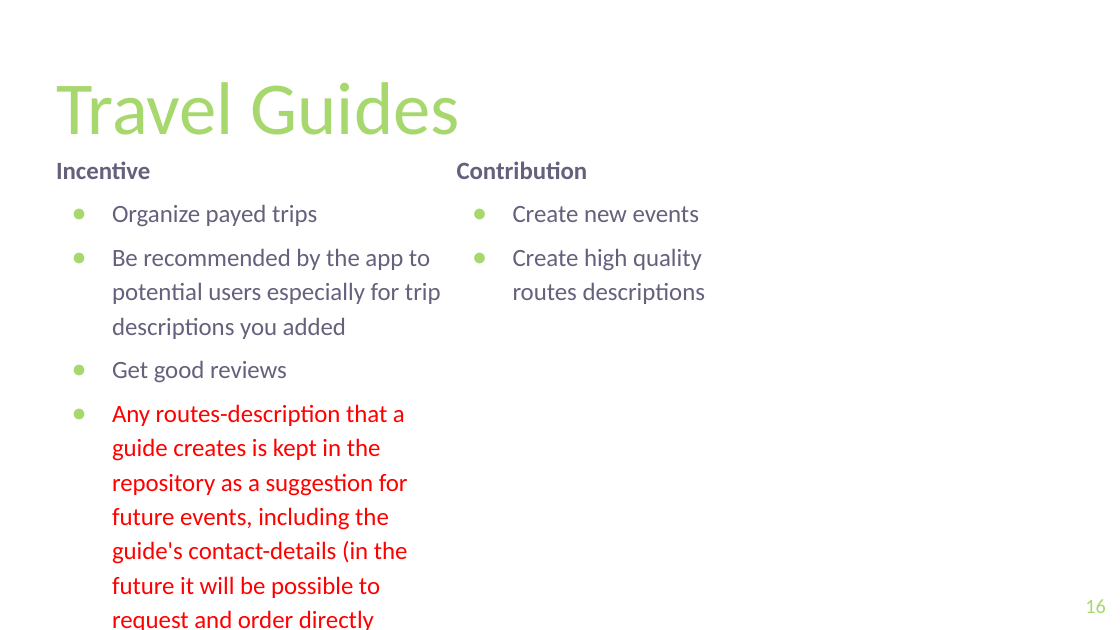
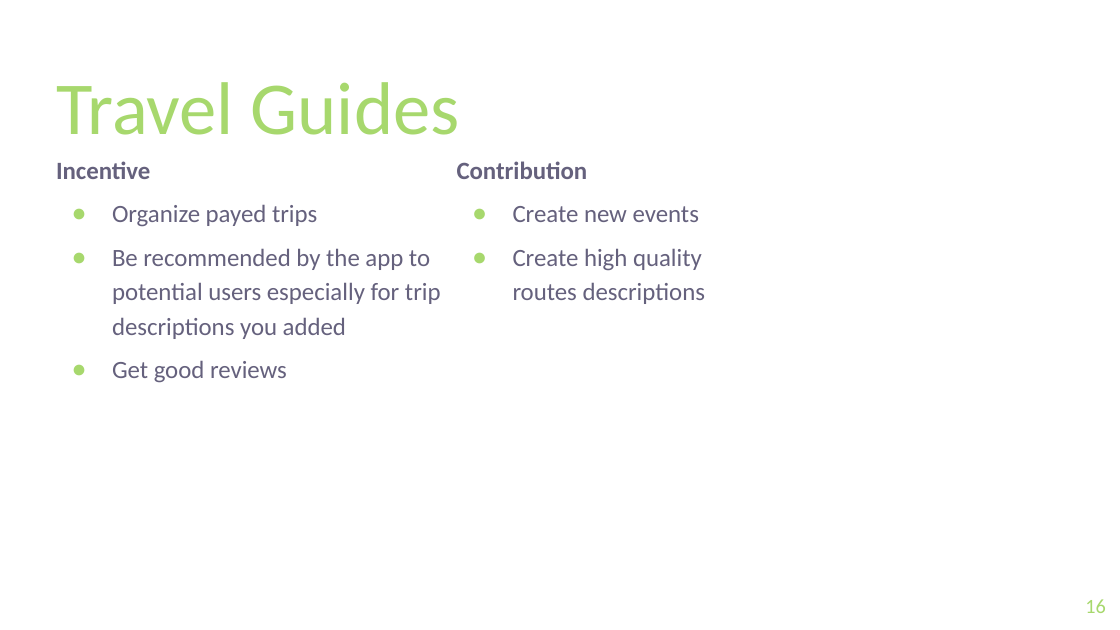
Before and after one commit to keremg/outsurfing, a slide deck: slide 16 of documents/Presentation_new.pptx. Drawn at 1120x630 pixels with LibreOffice and Linux fonts; fonts in the diff are those of the drawing; background and template pictures are left out. Boxes give left, top, right and bottom in pixels: in the first picture for what was removed or moved away, otherwise in the second. Text is boxed around its words. In the diff, an @@ line names an element or a change of style, - is before the commit and + after.

```diff
--- a/documents/Presentation_new.pptx
+++ b/documents/Presentation_new.pptx
@@ text at [112,404,408,630]: paragraph removed @@
-● Any routes-description that a guide creates is kept in the repository as a suggestion for future events, including the guide's contact-details (in the future it will be possible to request and order directly through the app)
```
Also in this commit, not shown: 11 other slides changed, 3 slides added, 1 slide removed, 1 other file.
